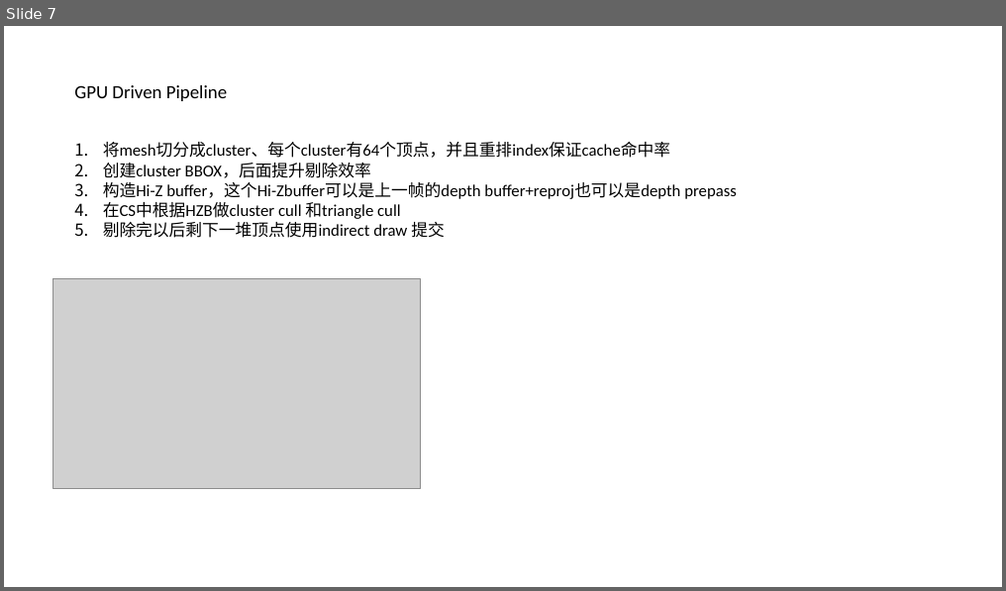
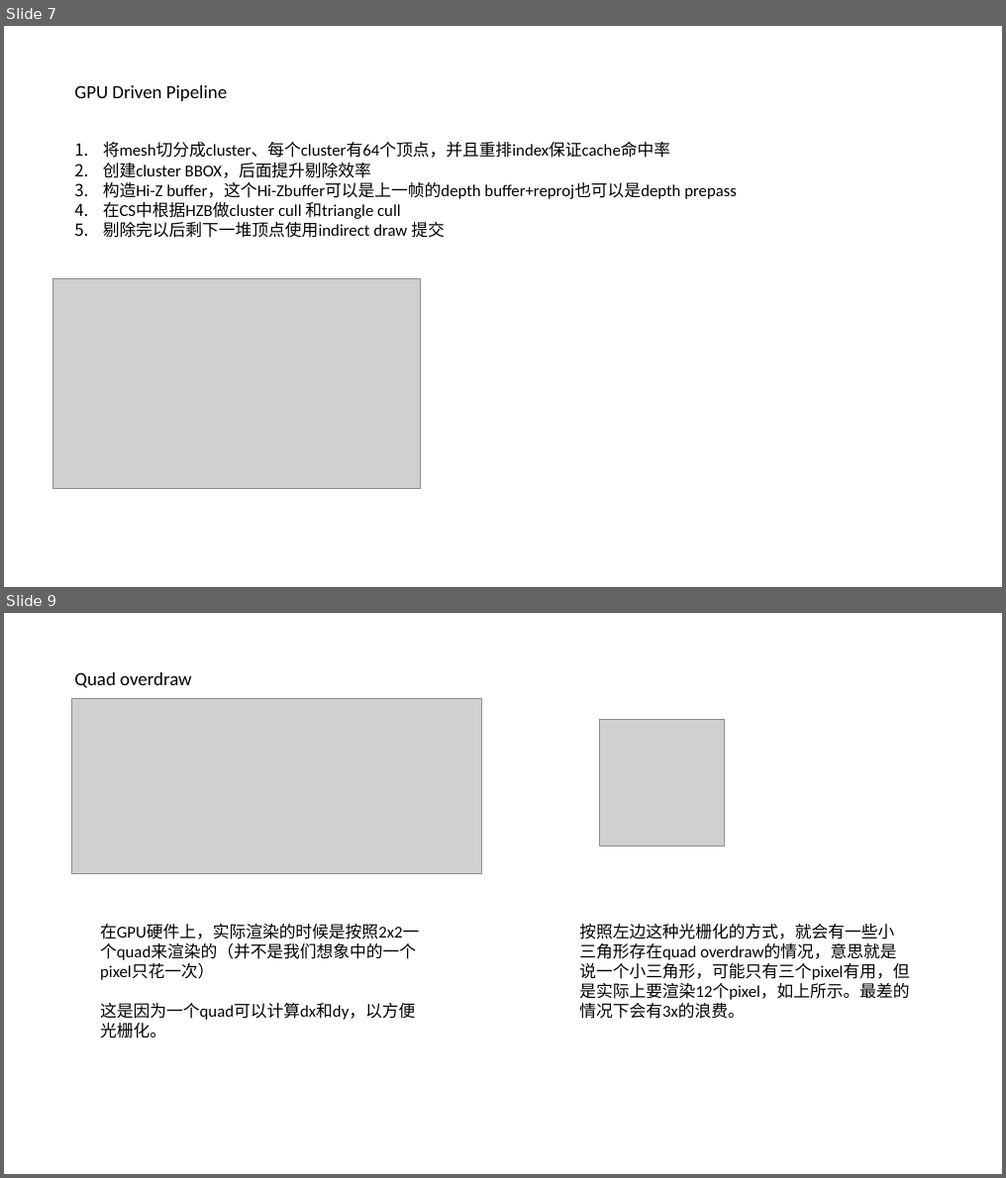
Before and after one commit to Tianji95/CG_learning_note, a slide deck: UE5_ppt/nanite简析.pptx. Shown one above the other, each under a label of ours: slide 7 before the commit, slides 7 and 9 after it; the slides between them are not shown. The pictures are 1006x591 and 1006x1178 pixels, drawn with LibreOffice and Linux fonts; fonts in the diff are those of the drawing; grey boxes stand for pictures. Boxes give left, top, right and bottom in pixels: in the first picture for what was removed or moved away, otherwise in the second. Text is boxed around its words. In the diff, an @@ line names an element or a change of style, - is before the commit and + after.

```diff
--- a/UE5_ppt/nanite简析.pptx
+++ b/UE5_ppt/nanite简析.pptx
@@ slide 9 added at <box>4,613,1002,1174</box>, background #FFFFFF @@
@@ picture added at <box>71,698,481,873</box> @@
@@ text added at <box>74,672,191,688</box>, 18 pt, text #000000 @@
+Quad overdraw
@@ picture added at <box>599,719,725,847</box> @@
@@ text added at <box>100,924,419,1039</box>, 16 pt, text #000000 @@
+在GPU硬件上，实际渲染的时候是按照2x2一个quad来渲染的（并不是我们想象中的一个pixel只花一次）
+这是因为一个quad可以计算dx和dy，以方便光栅化。
@@ text added at <box>579,924,909,1019</box>, 16 pt, text #000000 @@
+按照左边这种光栅化的方式，就会有一些小三角形存在quad overdraw的情况，意思就是说一个小三角形，可能只有三个pixel有用，但是实际上要渲染12个pixel，如上所示。最差的情况下会有3x的浪费。
```
Also in this commit, not shown: 4 slides changed, 6 other slides added, 1 slide removed.
